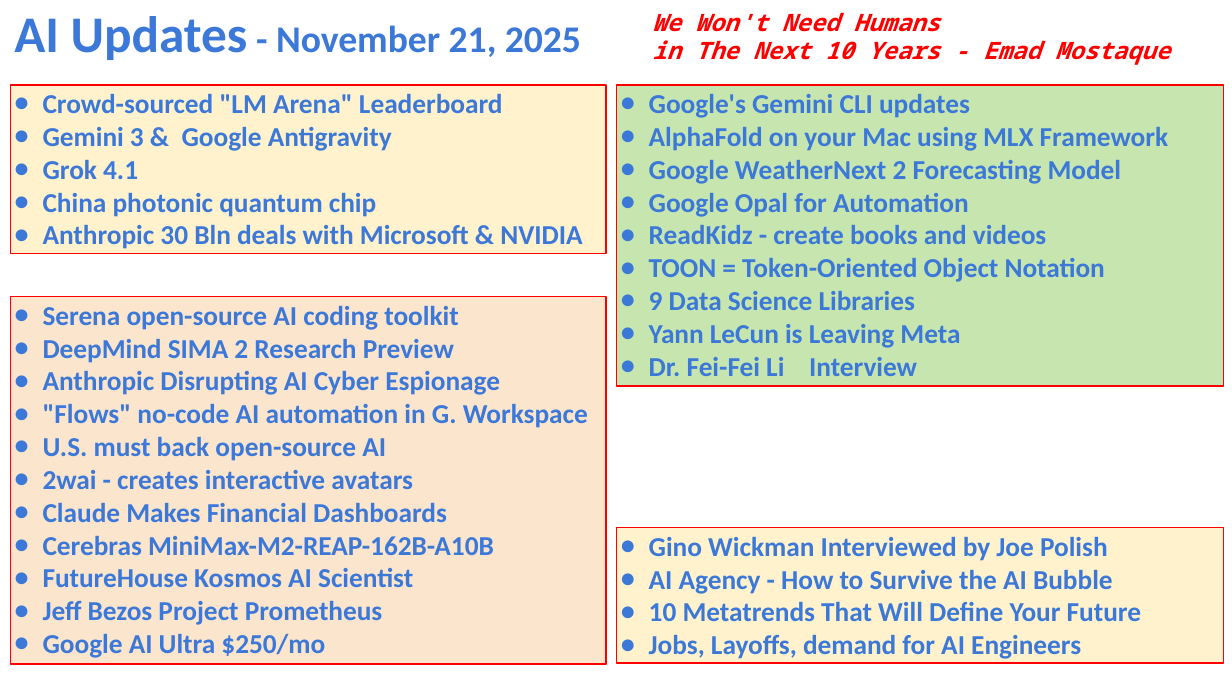
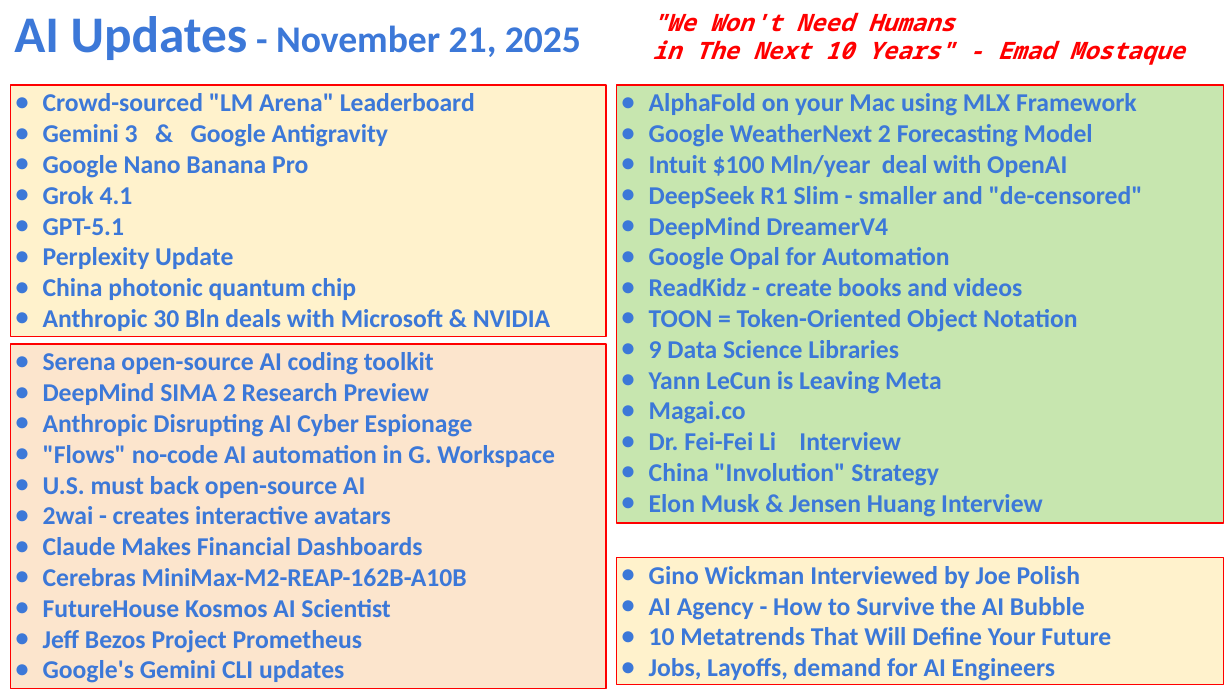
Before and after one commit to lselector/seminar, a slide deck: slide 1 of 2025/2025-11-21-AI-Updates.pptx. Drawn at 1232x693 pixels with LibreOffice and Linux fonts; fonts in the diff are those of the drawing. Boxes give left, top, right and bottom in pixels: in the first picture for what was removed or moved away, otherwise in the second. Text is boxed around its words. In the diff, an @@ line names an element or a change of style, - is before the commit and + after.

Commit message:
update

```diff
--- a/2025/2025-11-21-AI-Updates.pptx
+++ b/2025/2025-11-21-AI-Updates.pptx
@@ text at [652, 14, 1184, 65]: text changed @@
-We Won't Need Humans
-in The Next 10 Years - Emad Mostaque
+"We Won't Need Humans
+in The Next 10 Years" - Emad Mostaque
@@ rectangle "Crowd-sourced "LM Arena" Leaderboard": place and size @@
-rectangle "Crowd-sourced "LM Arena" Leaderboard" at [11, 85, 606, 254]
+rectangle "Crowd-sourced "LM Arena" Leaderboard" at [11, 85, 606, 336]
@@ rectangle "AlphaFold on your Mac using ...": place and size @@
-rectangle "AlphaFold on your Mac using ..." at [617, 85, 1223, 386]
+rectangle "AlphaFold on your Mac using ..." at [617, 85, 1223, 524]
@@ text in rectangle at [43, 93, 550, 331]: size 16 to 15 pt in "Crowd-sourced "LM Arena" Leaderboard", "Gemini 3 & Google Antigravity", "Grok 4.1", "China photonic quantum chip" and 1 more places; indent changed @@
@@ text in rectangle at [649, 94, 970, 118]: paragraph removed @@
-● Google's Gemini CLI updates
@@ text in rectangle at [649, 93, 1137, 450]: size 16 to 15 pt in "AlphaFold on your Mac using MLX Framework", "Google WeatherNext 2 Forecasting Model", "Google Opal for Automation", "ReadKidz - create books and videos" and 4 more places; indent changed @@
@@ text in rectangle at [43, 155, 308, 178]: paragraph added @@
+● Google Nano Banana Pro
@@ text in rectangle at [649, 155, 1143, 239]: paragraphs added @@
+● Intuit $100 Mln/year deal with OpenAI
+● DeepSeek R1 Slim - smaller and "de-censored"
+● DeepMind DreamerV4
@@ text in rectangle at [43, 218, 233, 269]: paragraphs added @@
+● GPT-5.1
+● Perplexity Update
@@ rectangle "Serena open-source AI coding toolkit": place and size @@
-rectangle "Serena open-source AI coding toolkit" at [11, 297, 606, 664]
+rectangle "Serena open-source AI coding toolkit" at [11, 344, 606, 689]
@@ text in rectangle at [43, 352, 555, 653]: size 16 to 15 pt; indent changed @@
@@ text in rectangle at [649, 401, 746, 424]: paragraph added @@
+● Magai.co
@@ text in rectangle at [649, 463, 1043, 517]: paragraphs added @@
+● China "Involution" Strategy
+● Elon Musk & Jensen Huang Interview
@@ rectangle "Gino Wickman Interviewed by Joe ...": place and size @@
-rectangle "Gino Wickman Interviewed by Joe ..." at [617, 527, 1223, 663]
+rectangle "Gino Wickman Interviewed by Joe ..." at [617, 557, 1223, 684]
@@ rectangle "Gino Wickman Interviewed by Joe ..." at [617, 557, 1223, 684]: size 16 to 15 pt; indent changed @@
@@ text in rectangle at [43, 660, 344, 683]: text changed; size 16 to 15 pt @@
-● Google AI Ultra $250/mo
+● Google's Gemini CLI updates
```
Also in this commit, not shown: 6 other slides changed, 8 slides added.
